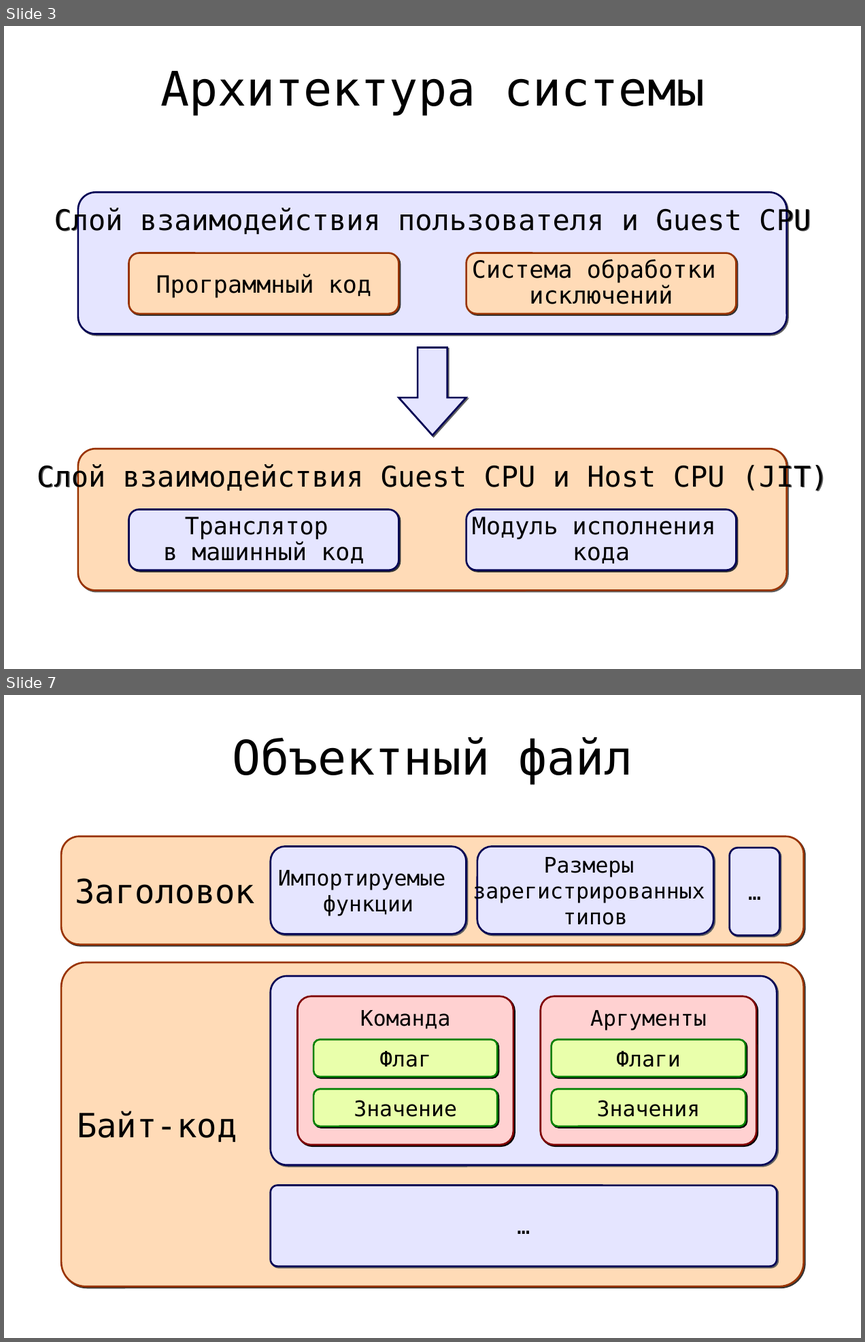
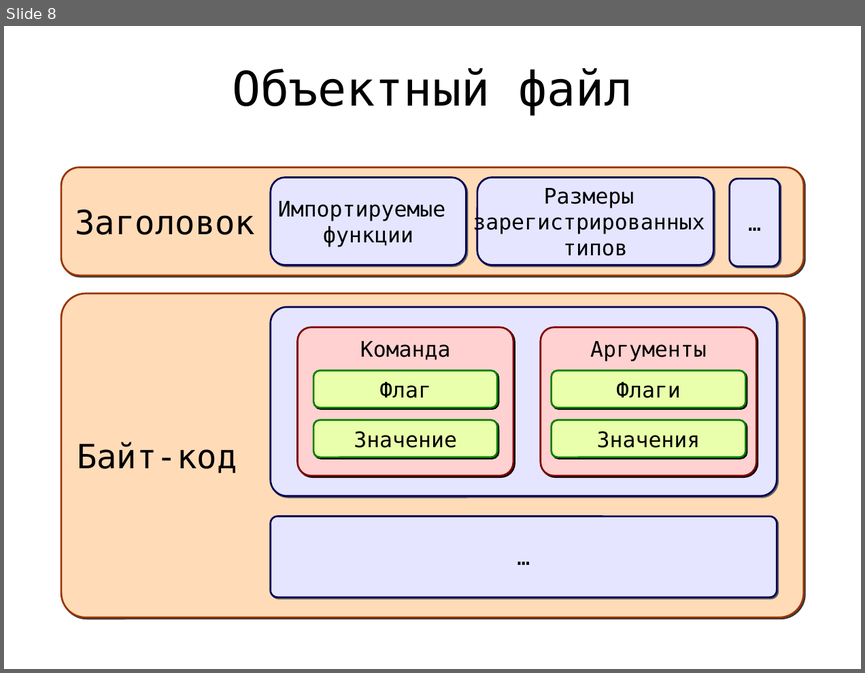
Before and after one commit to rafdp/ScriptCompiler, a slide deck: JIT.ppt. Shown one above the other, each under a label of ours: slides 3 and 7 before the commit, slide 8 after it; the slides between them are not shown. The pictures are 865x1342 and 865x673 pixels, drawn with LibreOffice and Linux fonts; fonts in the diff are those of the drawing. Boxes give left, top, right and bottom in pixels: in the first picture for what was removed or moved away, otherwise in the second. Text is boxed around its words. In the diff, an @@ line names an element or a change of style, - is before the commit and + after.

```diff
--- a/JIT.ppt
+++ b/JIT.ppt
@@ slide 3 removed at (4,26,861,669), background #FFFFFF @@
@@ title removed at (160,71,704,115) @@
-Архитектура системы
@@ rounded rectangle removed at (77,192,786,333) @@
-Слой взаимодействия пользователя и Guest CPU
@@ rounded rectangle removed at (129,253,399,314) @@
-Программный код
@@ rounded rectangle removed at (466,253,736,314) @@
-Система обработки
-исключений
@@ right arrow removed at (398,348,466,435) @@
@@ rounded rectangle removed at (77,448,786,590) @@
-Слой взаимодействия Guest CPU и Host CPU (JIT)
@@ rounded rectangle removed at (129,509,399,570) @@
-Транслятор
-в машинный код
@@ rounded rectangle removed at (466,509,736,570) @@
-Модуль исполнения
-кода
@@ what was slide 7 is now slide 8 @@
```
Also in this commit, not shown: 9 slides changed, 5 slides added, 2 other slides removed.
